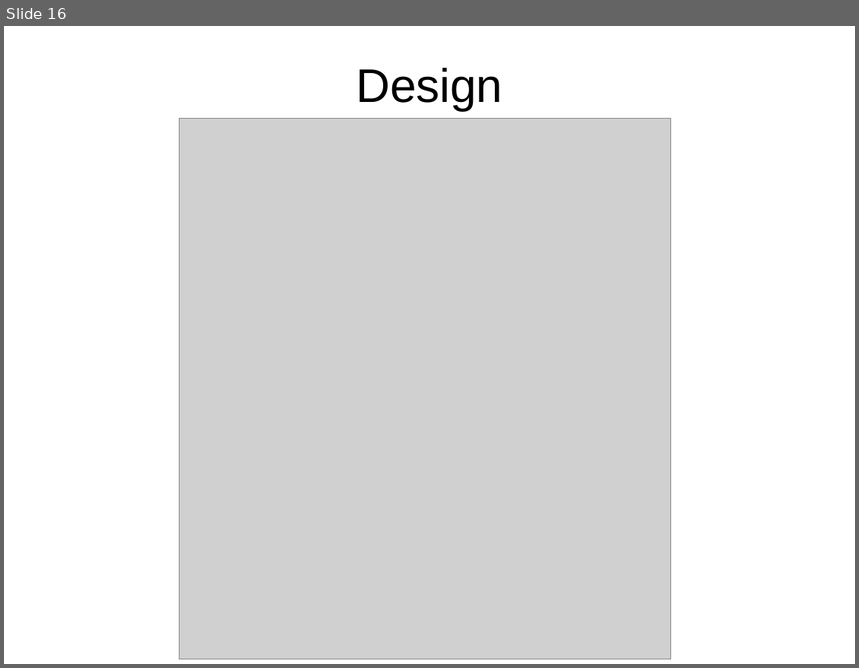
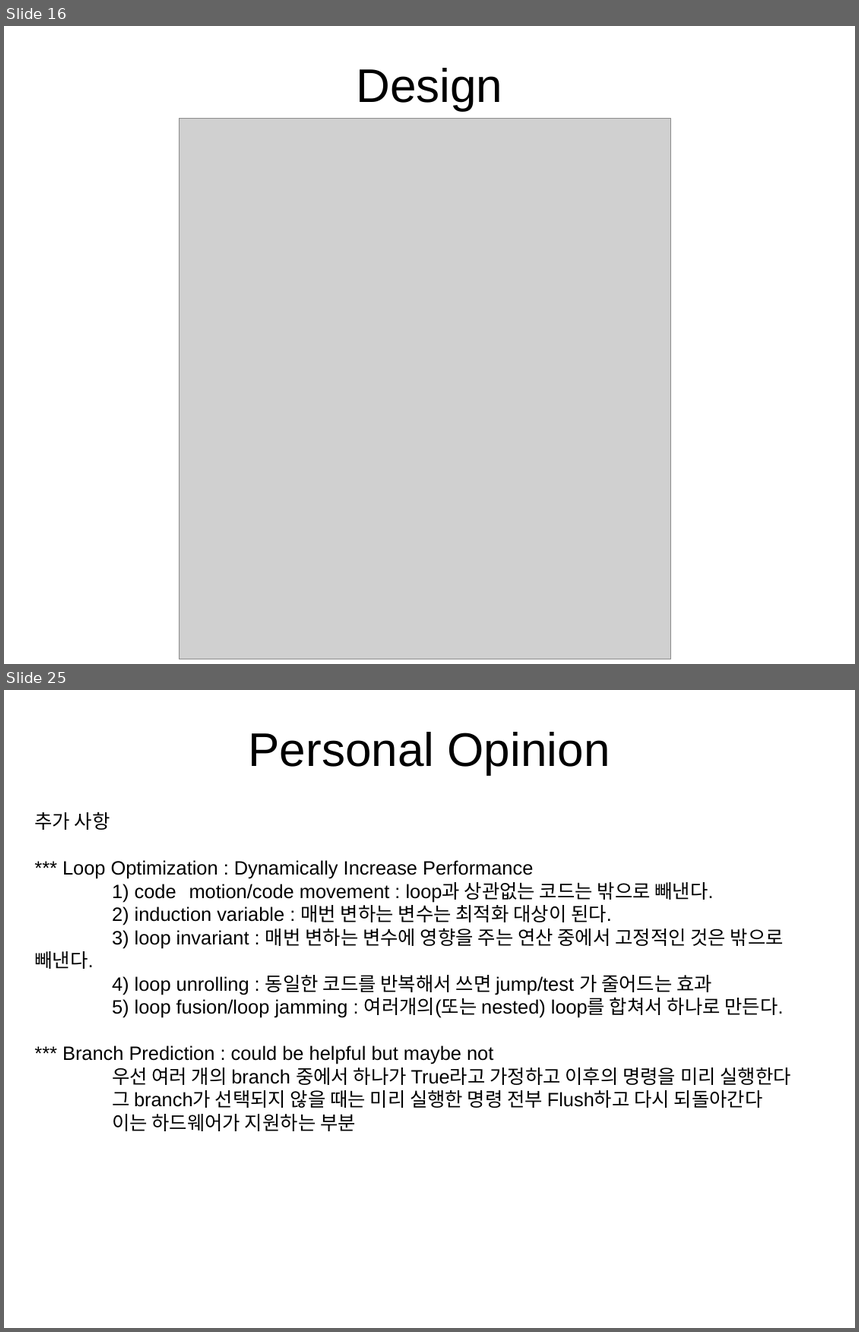
Before and after one commit to OptimistLabyrinth/ubuntu16.04, a slide deck: DPARK_office/Non-Volatile_Momory/hot_data_identification_PaperReview.pptx. Shown one above the other, each under a label of ours: slide 16 before the commit, slides 16 and 25 after it; the slides between them are not shown. The pictures are 859x668 and 859x1332 pixels, drawn with LibreOffice and Linux fonts; fonts in the diff are those of the drawing; grey boxes stand for pictures. Boxes give left, top, right and bottom in pixels: in the first picture for what was removed or moved away, otherwise in the second. Text is boxed around its words. In the diff, an @@ line names an element or a change of style, - is before the commit and + after.

```diff
--- a/DPARK_office/Non-Volatile_Momory/hot_data_identification_PaperReview.pptx
+++ b/DPARK_office/Non-Volatile_Momory/hot_data_identification_PaperReview.pptx
@@ slide 25 added at bbox=[4, 690, 855, 1328], background #FFFFFF @@
@@ text added at bbox=[249, 732, 610, 774], 44 pt, text #000000 @@
+Personal Opinion
@@ text added at bbox=[34, 812, 791, 1132], 18 pt, text #000000 @@
+추가 사항
+*** Loop Optimization : Dynamically Increase Performance
+1) code motion/code movement : loop과 상관없는 코드는 밖으로 빼낸다.
+2) induction variable : 매번 변하는 변수는 최적화 대상이 된다.
+3) loop invariant : 매번 변하는 변수에 영향을 주는 연산 중에서 고정적인 것은 밖으로 빼낸다.
+4) loop unrolling : 동일한 코드를 반복해서 쓰면 jump/test 가 줄어드는 효과
+5) loop fusion/loop jamming : 여러개의(또는 nested) loop를 합쳐서 하나로 만든다.
+*** Branch Prediction : could be helpful but maybe not
+우선 여러 개의 branch 중에서 하나가 True라고 가정하고 이후의 명령을 미리 실행한다
+그 branch가 선택되지 않을 때는 미리 실행한 명령 전부 Flush하고 다시 되돌아간다
+이는 하드웨어가 지원하는 부분
```
Also in this commit, not shown: 7 slides changed, 6 other slides added, 4 slides removed, 8 other files.
